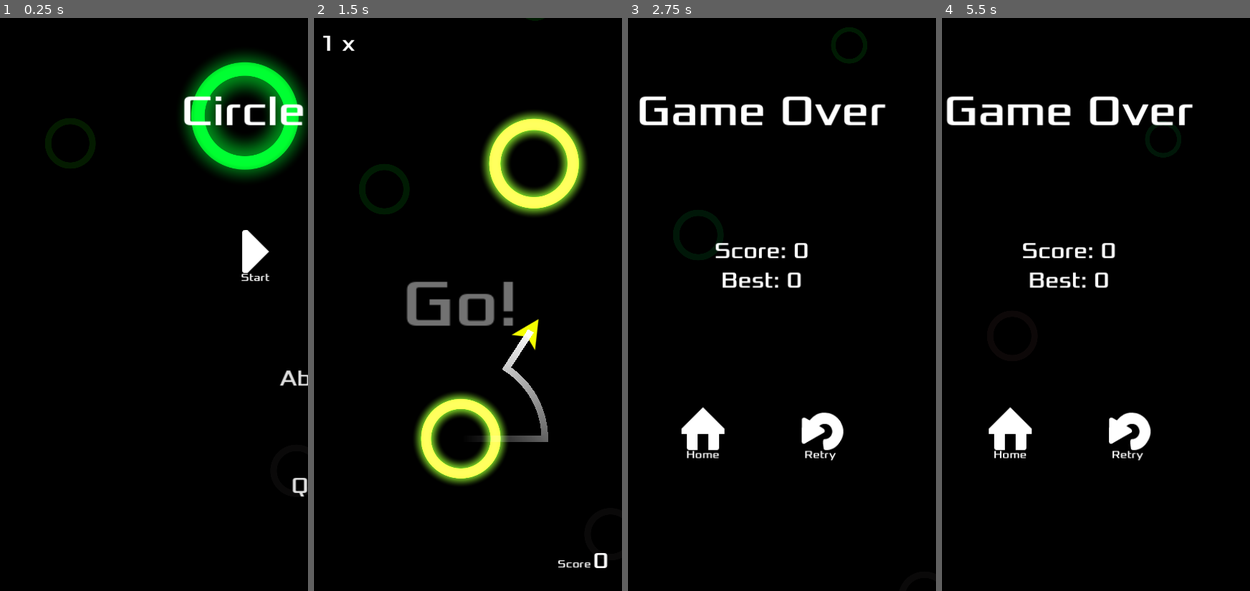
Above: before the commit, frames 1-4 (left to right).
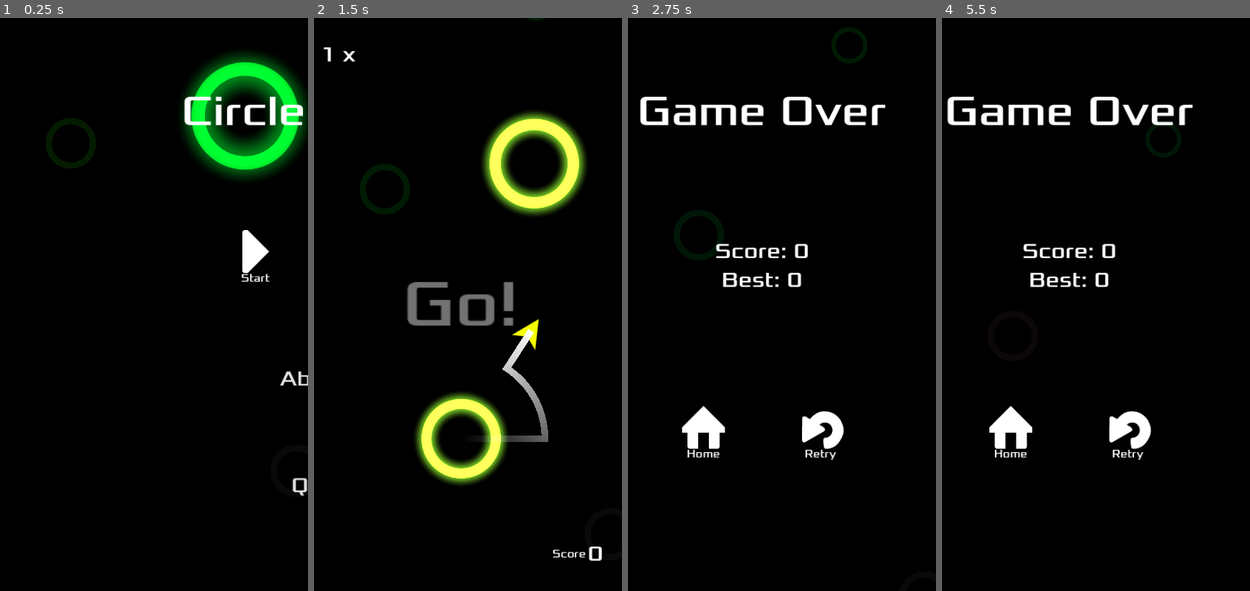
Above: after the commit, the same moments.

Repository: jrenato/circle_jump
Game: Godot game, scene res://Game/main.tscn
Two runs of this game, one before a commit and one after it. Both use one fixed random seed, a clock stepped at 60 frames per second and the inputs below. Sound files missing from this copy of the repository are replaced by a short silence.
Inputs (mouse positions are in pixels of both pictures, inside the frame that each line leads up to):
- Up to frame 1 (0.25 s): no input
- Up to frame 2 (1.5 s): click "Start" at 0.5 s; tap Enter at 1.25 s; move the mouse to (532, 275) at 1.27 s; hold Right (ui_right) from 1.28 s (still down); hold Ctrl from 1.28 s (still down); click (532, 275) at 1.42 s
- Up to frame 3 (2.75 s): release Right (ui_right) at 2 s; release Ctrl at 2 s; drag from (711, 333) to (846, 161) at 2.02 s
- Up to frame 4 (5.5 s): move the mouse to (1120, 178) at 2.77 s; hold Right (ui_right) 2.78-3.5 s; tap Z at 2.85 s; click (1120, 178) at 2.92 s; click "Retry" at 3.5 s; drag from (1071, 419) to (1142, 103) at 4.27 s; move the mouse to (1185, 390) at 5.02 s; hold Left (ui_left) from 5.03 s (still down); tap Tab at 5.1 s; click (1185, 390) at 5.17 s

The runs differ from the first frame. In frame 1, 0.4% of the frame differs, in the area x 14-100%, y 9-84%; in frame 2, 1.0%; in frame 3, 1.6%; in frame 4, 1.6%, in the area x 1-82%, y 13-78%.

Commit message:
Refactored ui

Diff:
--- a/GUI/HUD/hud.gd
+++ b/GUI/HUD/hud.gd
@@ -7,10 +7,10 @@
 
 var score_tween: Tween
 
-@onready var score_name_label: Label = $HBoxContainer/ScoreNameLabel
+@onready var score_name_label: Label = %ScoreNameLabel
 @onready var score_label: Label = %ScoreLabel
 @onready var bonus_label: Label = %BonusLabel
-@onready var message_label: Label = %Message
+@onready var message_label: Label = %MessageLabel
 @onready var bonus_animation_player: AnimationPlayer = %BonusAnimationPlayer
 @onready var score_animation_player: AnimationPlayer = %ScoreAnimationPlayer
 @onready var message_animation_player: AnimationPlayer = %MessageAnimationPlayer
--- a/GUI/HUD/hud.tscn
+++ b/GUI/HUD/hud.tscn
@@ -7,6 +7,10 @@
 font = ExtResource("1_jrovp")
 font_size = 32
 
+[sub_resource type="LabelSettings" id="LabelSettings_nrd11"]
+font = ExtResource("1_jrovp")
+font_size = 64
+
 [sub_resource type="LabelSettings" id="LabelSettings_l2qto"]
 font = ExtResource("1_jrovp")
 
@@ -14,43 +18,27 @@
 font = ExtResource("1_jrovp")
 font_size = 32
 
-[sub_resource type="LabelSettings" id="LabelSettings_nrd11"]
-font = ExtResource("1_jrovp")
-font_size = 64
-
 [sub_resource type="Animation" id="Animation_708op"]
 length = 0.001
 tracks/0/type = "value"
 tracks/0/imported = false
 tracks/0/enabled = true
-tracks/0/path = NodePath("Message:visible")
-tracks/0/interp = 1
-tracks/0/loop_wrap = true
-tracks/0/keys = {
-"times": PackedFloat32Array(0),
-"transitions": PackedFloat32Array(1),
-"update": 1,
-"values": [false]
-}
-tracks/1/type = "value"
-tracks/1/imported = false
-tracks/1/enabled = true
-tracks/1/path = NodePath("Message:modulate")
-tracks/1/interp = 1
-tracks/1/loop_wrap = true
-tracks/1/keys = {
-"times": PackedFloat32Array(0),
-"transitions": PackedFloat32Array(1),
-"update": 0,
-"values": [Color(1, 1, 1, 1)]
-}
-tracks/2/type = "value"
-tracks/2/imported = false
-tracks/2/enabled = true
-tracks/2/path = NodePath("Message:scale")
-tracks/2/interp = 1
-tracks/2/loop_wrap = true
-tracks/2/keys = {
+tracks/0/path = NodePath("MarginContainer/VBoxContainer/ControlMessage/MessageLabel:modulate")
+tracks/0/interp = 1
+tracks/0/loop_wrap = true
+tracks/0/keys = {
+"times": PackedFloat32Array(0),
+"transitions": PackedFloat32Array(1),
+"update": 0,
+"values": [Color(1, 1, 1, 0)]
+}
+tracks/1/type = "value"
+tracks/1/imported = false
+tracks/1/enabled = true
+tracks/1/path = NodePath("MarginContainer/VBoxContainer/ControlMessage/MessageLabel:scale")
+tracks/1/interp = 1
+tracks/1/loop_wrap = true
+tracks/1/keys = {
 "times": PackedFloat32Array(0),
 "transitions": PackedFloat32Array(1),
 "update": 0,
@@ -63,26 +51,26 @@
 tracks/0/type = "value"
 tracks/0/imported = false
 tracks/0/enabled = true
-tracks/0/path = NodePath("Message:label_settings:font_size")
-tracks/0/interp = 1
-tracks/0/loop_wrap = true
-tracks/0/keys = {
-"times": PackedFloat32Array(0),
-"transitions": PackedFloat32Array(1),
-"update": 1,
-"values": [64]
-}
-tracks/1/type = "value"
-tracks/1/imported = false
-tracks/1/enabled = true
-tracks/1/path = NodePath("Message:visible")
-tracks/1/interp = 1
-tracks/1/loop_wrap = true
-tracks/1/keys = {
-"times": PackedFloat32Array(0),
-"transitions": PackedFloat32Array(1),
-"update": 1,
-"values": [false]
+tracks/0/path = NodePath("MarginContainer/VBoxContainer/ControlMessage/MessageLabel:modulate")
+tracks/0/interp = 1
+tracks/0/loop_wrap = true
+tracks/0/keys = {
+"times": PackedFloat32Array(0),
+"transitions": PackedFloat32Array(1),
+"update": 0,
+"values": [Color(1, 1, 1, 0)]
+}
+tracks/1/type = "value"
+tracks/1/imported = false
+tracks/1/enabled = true
+tracks/1/path = NodePath("MarginContainer/VBoxContainer/ControlMessage/MessageLabel:scale")
+tracks/1/interp = 1
+tracks/1/loop_wrap = true
+tracks/1/keys = {
+"times": PackedFloat32Array(0),
+"transitions": PackedFloat32Array(1),
+"update": 0,
+"values": [Vector2(1, 1)]
 }
 
 [sub_resource type="Animation" id="Animation_uca6p"]
@@ -92,34 +80,22 @@
 tracks/0/type = "value"
 tracks/0/imported = false
 tracks/0/enabled = true
-tracks/0/path = NodePath("Message:visible")
-tracks/0/interp = 1
+tracks/0/path = NodePath("MarginContainer/VBoxContainer/ControlMessage/MessageLabel:modulate")
+tracks/0/interp = 2
 tracks/0/loop_wrap = true
 tracks/0/keys = {
 "times": PackedFloat32Array(0, 0.75),
 "transitions": PackedFloat32Array(1, 1),
-"update": 1,
-"values": [true, false]
-}
-tracks/1/type = "value"
-tracks/1/imported = false
-tracks/1/enabled = true
-tracks/1/path = NodePath("Message:modulate")
-tracks/1/interp = 2
-tracks/1/loop_wrap = true
-tracks/1/keys = {
-"times": PackedFloat32Array(0, 0.75),
-"transitions": PackedFloat32Array(1, 1),
 "update": 0,
 "values": [Color(1, 1, 1, 1), Color(1, 1, 1, 0)]
 }
-tracks/2/type = "value"
-tracks/2/imported = false
-tracks/2/enabled = true
-tracks/2/path = NodePath("Message:scale")
-tracks/2/interp = 1
-tracks/2/loop_wrap = true
-tracks/2/keys = {
+tracks/1/type = "value"
+tracks/1/imported = false
+tracks/1/enabled = true
+tracks/1/path = NodePath("MarginContainer/VBoxContainer/ControlMessage/MessageLabel:scale")
+tracks/1/interp = 1
+tracks/1/loop_wrap = true
+tracks/1/keys = {
 "times": PackedFloat32Array(0, 0.75),
 "transitions": PackedFloat32Array(1, 1),
 "update": 0,
@@ -138,7 +114,7 @@
 tracks/0/type = "value"
 tracks/0/imported = false
 tracks/0/enabled = true
-tracks/0/path = NodePath("BonusLabel:label_settings:font_color")
+tracks/0/path = NodePath("MarginContainer/VBoxContainer/ControlBonus/BonusLabel:label_settings:font_color")
 tracks/0/interp = 1
 tracks/0/loop_wrap = true
 tracks/0/keys = {
@@ -150,7 +126,7 @@
 tracks/1/type = "value"
 tracks/1/imported = false
 tracks/1/enabled = true
-tracks/1/path = NodePath("BonusLabel:scale")
+tracks/1/path = NodePath("MarginContainer/VBoxContainer/ControlBonus/BonusLabel:scale")
 tracks/1/interp = 1
 tracks/1/loop_wrap = true
 tracks/1/keys = {
@@ -167,7 +143,7 @@
 tracks/0/type = "value"
 tracks/0/imported = false
 tracks/0/enabled = true
-tracks/0/path = NodePath("BonusLabel:label_settings:font_color")
+tracks/0/path = NodePath("MarginContainer/VBoxContainer/ControlBonus/BonusLabel:label_settings:font_color")
 tracks/0/interp = 1
 tracks/0/loop_wrap = true
 tracks/0/keys = {
@@ -179,7 +155,7 @@
 tracks/1/type = "value"
 tracks/1/imported = false
 tracks/1/enabled = true
-tracks/1/path = NodePath("BonusLabel:scale")
+tracks/1/path = NodePath("MarginContainer/VBoxContainer/ControlBonus/BonusLabel:scale")
 tracks/1/interp = 1
 tracks/1/loop_wrap = true
 tracks/1/keys = {
@@ -196,7 +172,7 @@
 tracks/0/type = "value"
 tracks/0/imported = false
 tracks/0/enabled = true
-tracks/0/path = NodePath("BonusLabel:label_settings:font_color")
+tracks/0/path = NodePath("MarginContainer/VBoxContainer/ControlBonus/BonusLabel:label_settings:font_color")
 tracks/0/interp = 1
 tracks/0/loop_wrap = true
 tracks/0/keys = {
@@ -208,7 +184,7 @@
 tracks/1/type = "value"
 tracks/1/imported = false
 tracks/1/enabled = true
-tracks/1/path = NodePath("BonusLabel:scale")
+tracks/1/path = NodePath("MarginContainer/VBoxContainer/ControlBonus/BonusLabel:scale")
 tracks/1/interp = 1
 tracks/1/loop_wrap = true
 tracks/1/keys = {
@@ -230,7 +206,7 @@
 tracks/0/type = "value"
 tracks/0/imported = false
 tracks/0/enabled = true
-tracks/0/path = NodePath("HBoxContainer:scale")
+tracks/0/path = NodePath("MarginContainer/VBoxContainer/ControlScore/HBoxContainer:scale")
 tracks/0/interp = 1
 tracks/0/loop_wrap = true
 tracks/0/keys = {
@@ -242,7 +218,7 @@
 tracks/1/type = "value"
 tracks/1/imported = false
 tracks/1/enabled = true
-tracks/1/path = NodePath("HBoxContainer/ScoreLabel:label_settings:font_color")
+tracks/1/path = NodePath("MarginContainer/VBoxContainer/ControlScore/HBoxContainer/ScoreLabel:label_settings:font_color")
 tracks/1/interp = 1
 tracks/1/loop_wrap = true
 tracks/1/keys = {
@@ -259,7 +235,7 @@
 tracks/0/type = "value"
 tracks/0/imported = false
 tracks/0/enabled = true
-tracks/0/path = NodePath("HBoxContainer:scale")
+tracks/0/path = NodePath("MarginContainer/VBoxContainer/ControlScore/HBoxContainer:scale")
 tracks/0/interp = 1
 tracks/0/loop_wrap = true
 tracks/0/keys = {
@@ -271,7 +247,7 @@
 tracks/1/type = "value"
 tracks/1/imported = false
 tracks/1/enabled = true
-tracks/1/path = NodePath("HBoxContainer/ScoreLabel:label_settings:font_color")
+tracks/1/path = NodePath("MarginContainer/VBoxContainer/ControlScore/HBoxContainer/ScoreLabel:label_settings:font_color")
 tracks/1/interp = 1
 tracks/1/loop_wrap = true
 tracks/1/keys = {
@@ -296,56 +272,48 @@
 grow_vertical = 2
 script = ExtResource("1_l8by6")
 
-[node name="BonusLabel" type="Label" parent="."]
+[node name="MarginContainer" type="MarginContainer" parent="."]
+layout_mode = 1
+anchors_preset = 15
+anchor_right = 1.0
+anchor_bottom = 1.0
+grow_horizontal = 2
+grow_vertical = 2
+mouse_filter = 2
+theme_override_constants/margin_left = 30
+theme_override_constants/margin_top = 30
+theme_override_constants/margin_right = 30
+theme_override_constants/margin_bottom = 30
+
+[node name="VBoxContainer" type="VBoxContainer" parent="MarginContainer"]
+layout_mode = 2
+mouse_filter = 2
+
+[node name="ControlBonus" type="Control" parent="MarginContainer/VBoxContainer"]
+layout_mode = 2
+
+[node name="BonusLabel" type="Label" parent="MarginContainer/VBoxContainer/ControlBonus"]
 unique_name_in_owner = true
 custom_minimum_size = Vector2(0, 50)
 layout_mode = 1
 anchors_preset = 10
 anchor_right = 1.0
-offset_left = 30.0
-offset_top = 19.0
-offset_right = -124.0
-offset_bottom = 69.0
+offset_bottom = 39.0
 grow_horizontal = 2
 size_flags_vertical = 1
 text = "999 x"
 label_settings = SubResource("LabelSettings_m6s43")
-
-[node name="HBoxContainer" type="HBoxContainer" parent="."]
-layout_mode = 1
-anchors_preset = 3
-anchor_left = 1.0
-anchor_top = 1.0
-anchor_right = 1.0
-anchor_bottom = 1.0
-offset_left = -460.0
-offset_top = -64.0
-offset_right = -20.0
-offset_bottom = -14.0
-grow_horizontal = 0
-grow_vertical = 0
-pivot_offset = Vector2(440, 50)
-alignment = 2
-
-[node name="ScoreNameLabel" type="Label" parent="HBoxContainer"]
-custom_minimum_size = Vector2(0, 50)
-layout_mode = 2
-size_flags_vertical = 1
-text = "Score"
-label_settings = SubResource("LabelSettings_l2qto")
 vertical_alignment = 1
 
-[node name="ScoreLabel" type="Label" parent="HBoxContainer"]
-unique_name_in_owner = true
-custom_minimum_size = Vector2(0, 50)
-layout_mode = 2
-size_flags_vertical = 1
-text = "100"
-label_settings = SubResource("LabelSettings_hx230")
-
-[node name="Message" type="Label" parent="."]
-unique_name_in_owner = true
-visible = false
+[node name="ControlMessage" type="Control" parent="MarginContainer/VBoxContainer"]
+layout_mode = 2
+size_flags_vertical = 3
+mouse_filter = 2
+
+[node name="MessageLabel" type="Label" parent="MarginContainer/VBoxContainer/ControlMessage"]
+unique_name_in_owner = true
+modulate = Color(1, 1, 1, 0)
+custom_minimum_size = Vector2(480, 78)
 layout_mode = 1
 anchors_preset = 14
 anchor_top = 0.5
@@ -356,13 +324,52 @@
 grow_horizontal = 2
 grow_vertical = 2
 pivot_offset = Vector2(240, 39)
-size_flags_vertical = 1
+size_flags_vertical = 3
 text = "Message"
 label_settings = SubResource("LabelSettings_nrd11")
 horizontal_alignment = 1
 vertical_alignment = 1
 clip_text = true
 
+[node name="ControlScore" type="Control" parent="MarginContainer/VBoxContainer"]
+layout_mode = 2
+
+[node name="HBoxContainer" type="HBoxContainer" parent="MarginContainer/VBoxContainer/ControlScore"]
+custom_minimum_size = Vector2(420, 50)
+layout_mode = 1
+anchors_preset = 3
+anchor_left = 1.0
+anchor_top = 1.0
+anchor_right = 1.0
+anchor_bottom = 1.0
+offset_left = -418.0
+offset_top = -50.0
+offset_right = 2.0
+grow_horizontal = 0
+grow_vertical = 0
+pivot_offset = Vector2(420, 50)
+alignment = 2
+
+[node name="ScoreNameLabel" type="Label" parent="MarginContainer/VBoxContainer/ControlScore/HBoxContainer"]
+unique_name_in_owner = true
+custom_minimum_size = Vector2(0, 50)
+layout_mode = 2
+size_flags_vertical = 1
+text = "Score"
+label_settings = SubResource("LabelSettings_l2qto")
+horizontal_alignment = 2
+vertical_alignment = 1
+
+[node name="ScoreLabel" type="Label" parent="MarginContainer/VBoxContainer/ControlScore/HBoxContainer"]
+unique_name_in_owner = true
+custom_minimum_size = Vector2(0, 50)
+layout_mode = 2
+size_flags_vertical = 1
+text = "100"
+label_settings = SubResource("LabelSettings_hx230")
+horizontal_alignment = 2
+vertical_alignment = 1
+
 [node name="MessageAnimationPlayer" type="AnimationPlayer" parent="."]
 unique_name_in_owner = true
 libraries = {
--- a/Game/main.gd
+++ b/Game/main.gd
@@ -49,10 +49,9 @@
 	hud.show_hud()
 	hud.show_message("Go!")
 	score = 0
+	bonus = 1
 	level = 1
 	captured_circles = 0
-	#set_bonus(1)
-	bonus = 1
 	new_high_score = false
 
 	AudioManager.music_volume = 1.0
@@ -125,6 +124,9 @@
 	get_tree().call_group("circles", "implode")
 	hud.hide_hud()
 
+	score = 0
+	bonus = 1
+
 	if score > Settings.high_score:
 		Settings.high_score = score
 		Settings.save_high_score()
--- a/project.godot
+++ b/project.godot
@@ -42,9 +42,8 @@
 
 window/size/viewport_width=480
 window/size/viewport_height=854
-window/size/resizable=false
 window/stretch/mode="canvas_items"
-window/stretch/aspect="keep_height"
+window/stretch/aspect="keep_width"
 window/handheld/orientation=1
 
 [editor_plugins]
